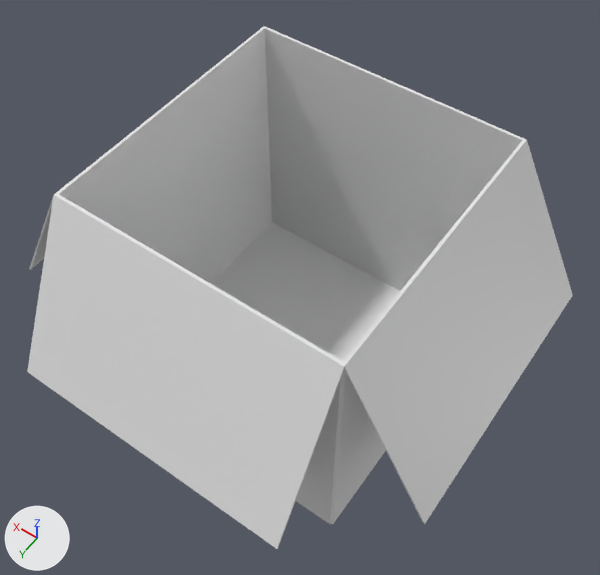
A saved change to the Blender file off-the-grid/Assets/3D/Julia/Cardboard Boxes/Opened/LargeCardboardBoxOpened copy.blend.
Camera for both pictures: a 50 mm lens placed at (-0.17, 0.47, 1.949), pointed at (0.561, -0.555, 0.339). Arrows for +X, +Y and +Z are at lower left; the lights stay in place. The older version comes first. Objects named as collision shapes, trigger or cutter boxes, shadow casters or lower levels of detail are left out.

Script lines for the objects in view, before the commit:
```python
me_cube_002 = bpy.data.meshes.new('Cube.002')
me_cube_002.from_pydata(...)  # 60 vertices, 50 faces; spans x 0.009..1.156, y -1.144..-0.003, z 0.003..0.719
me_cube_002.materials.append(mat_material)  # white #e7e7e7
# before: 4 (0.23, -0.221, 0.008), 5 (0.23, -0.926, 0.008), 8 (0.935, -0.221, 0.008), 10 (0.935, -0.926, 0.008) at pixel (272, 222)
ob_largecardboardboxopened = bpy.data.objects.new('LargeCardboardBoxOpened', me_cube_002)
ob_largecardboardboxopened.location = (0.0, 0.0, 0.0)
```
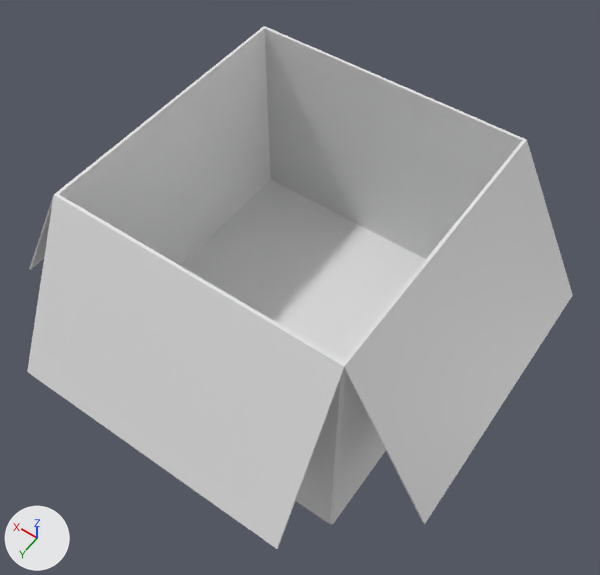
Changed parts and their boxes [x1, y1, x2, y2] in the pictures (600 x 575 px; the box of a moved part takes in the faces that stretch with it):
part 1 of me_cube_002, moved or reshaped
    both: [59, 28, 522, 361]

The change, as a diff of the scene's bpy script:
```diff
--- a/off-the-grid/Assets/3D/Julia/Cardboard Boxes/Opened/LargeCardboardBoxOpened copy.blend.py
+++ b/off-the-grid/Assets/3D/Julia/Cardboard Boxes/Opened/LargeCardboardBoxOpened copy.blend.py
@@ me_cube_002 @@
 me_cube_002.from_pydata(...)  # 60 vertices, 50 faces; spans x 0.009..1.156, y -1.144..-0.003, z 0.003..0.719
 # used by ob_largecardboardboxopened; location = (0.0, 0.0, 0.0)
+# me_cube_002 part 1
+for i in [4, 5, 8, 10]: me_cube_002.vertices[i].co += Vector((0.0, 0.0, 0.188))
 me_cube_002.materials.append(mat_material)
```
